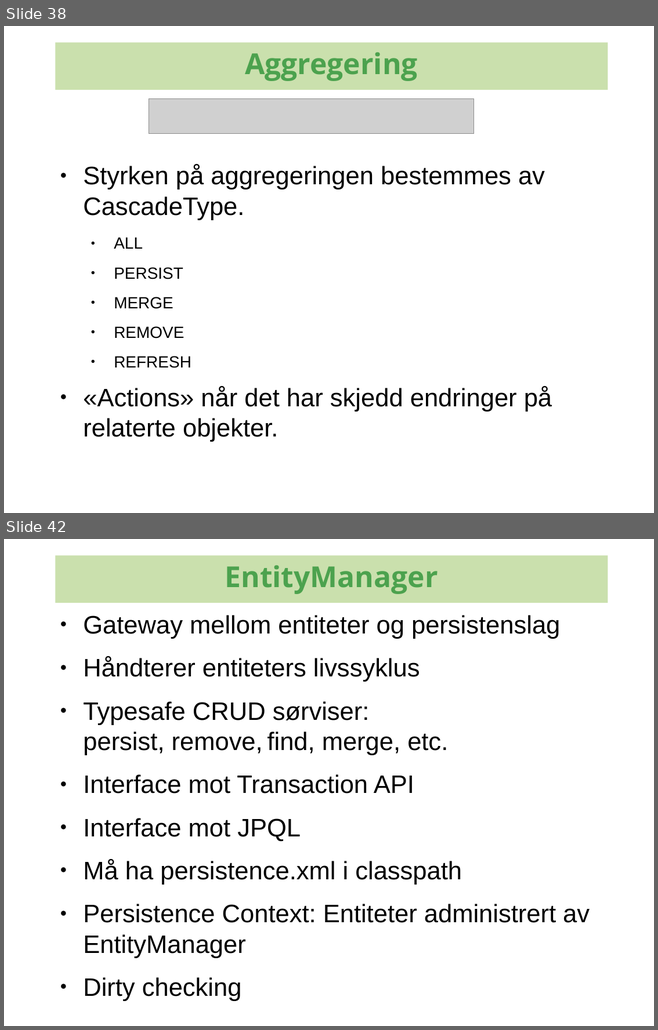
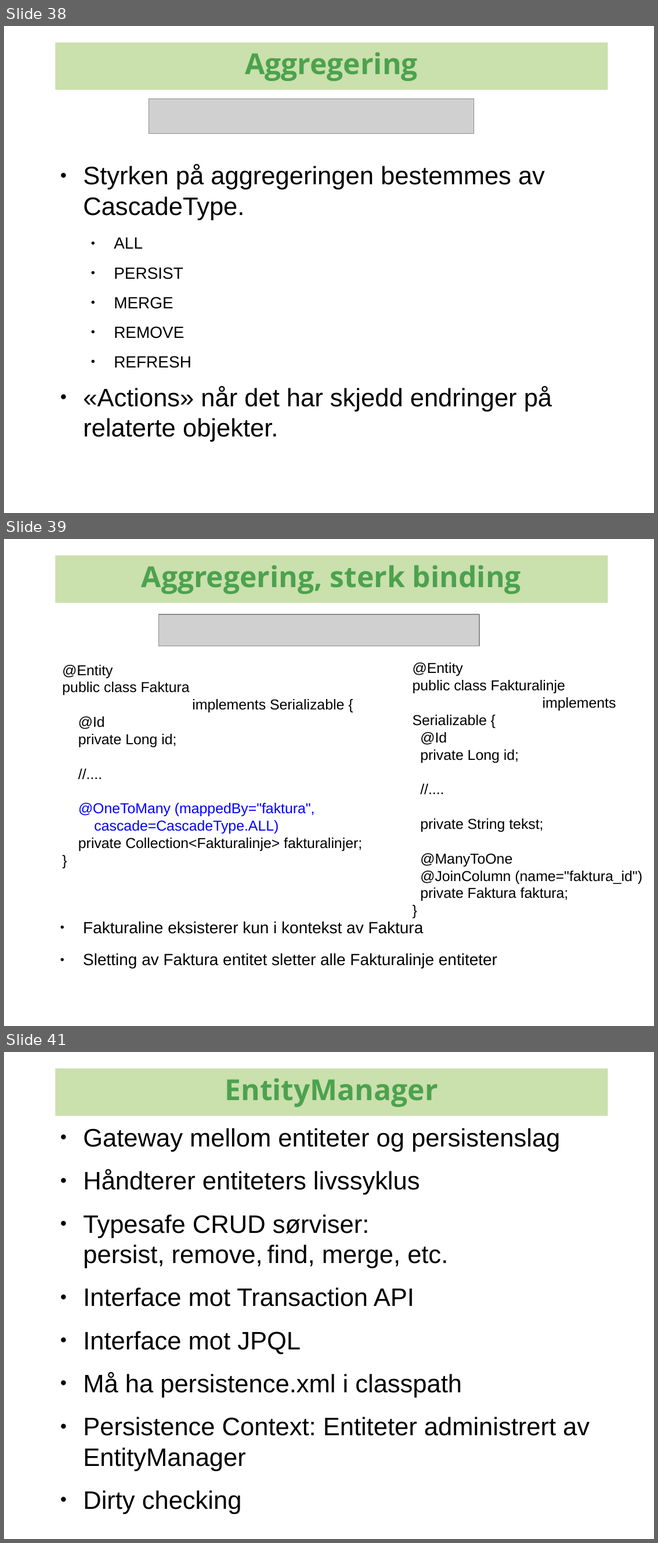
Before and after one commit to kenglxn/seam-maven-refimpl, a slide deck: sandbox/loo/jpa-continued/jpa-continued.odp. Shown one above the other, each under a label of ours: slides 38 and 42 before the commit, slides 38, 39 and 41 after it; the slides between them are not shown. The pictures are 658x1030 and 658x1543 pixels, drawn with LibreOffice and Linux fonts; fonts in the diff are those of the drawing; grey boxes stand for pictures; background and template pictures are left out. Boxes give left, top, right and bottom in pixels: in the first picture for what was removed or moved away, otherwise in the second. Text is boxed around its words. In the diff, an @@ line names an element or a change of style, - is before the commit and + after.

```diff
--- a/sandbox/loo/jpa-continued/jpa-continued.odp
+++ b/sandbox/loo/jpa-continued/jpa-continued.odp
@@ slide 39 added at (4,539,654,1026), background #FFFFFF @@
@@ rectangle added at (55,555,607,603), fill #CAE0AD, 32 pt, text #4CA24E, bold @@
+Aggregering, sterk binding
@@ picture added at (159,614,480,646) @@
@@ text added at (62,665,362,851), 16 pt, text #000000 @@
+@Entity
+public class Faktura
+implements Serializable {
+@Id
+private Long id;
+//....
+@OneToMany (mappedBy="faktura",
+cascade=CascadeType.ALL)
+private Collection<Fakturalinje> fakturalinjer;
+}
@@ text added at (412,663,642,901), 16 pt, text #000000 @@
+@Entity
+public class Fakturalinje
+implements Serializable {
+@Id
+private Long id;
+//....
+private String tekst;
+@ManyToOne
+@JoinColumn (name="faktura_id")
+private Faktura faktura;
+}
@@ text added at (83,921,497,969), 18 pt, text #000000 @@
+● Fakturaline eksisterer kun i kontekst av Faktura
+● Sletting av Faktura entitet sletter alle Fakturalinje entiteter
@@ what was slide 42 is now slide 41 @@
```
Also in this commit, not shown: 5 slides changed, 3 other slides added, 5 slides removed, 1 other file.
